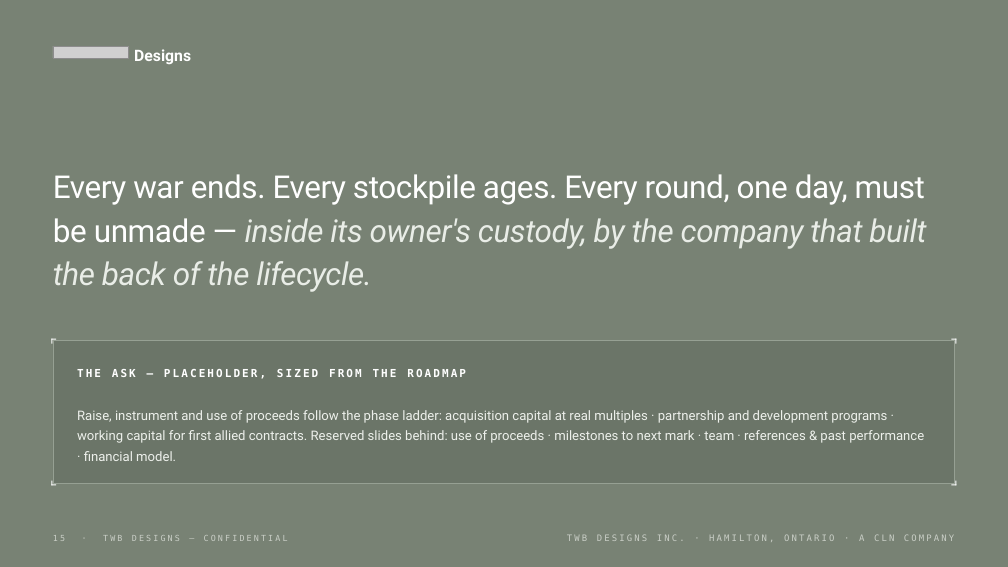
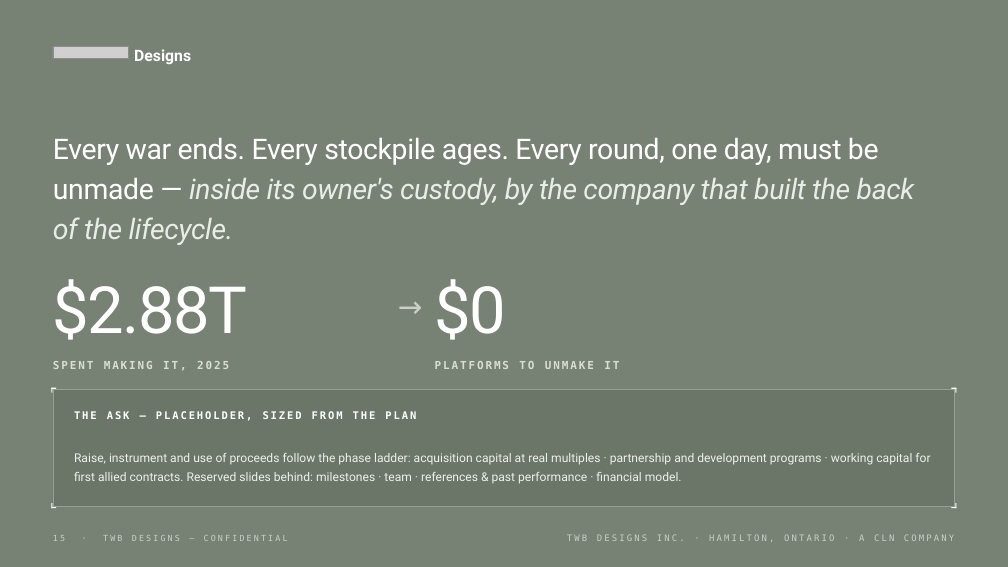
Before and after one commit to tomyouzwyshyn/TWB-Designs, a slide deck: slide 15 of deck/TWB_Investment_Deck.pptx. Drawn at 1008x567 pixels with LibreOffice and Linux fonts; fonts in the diff are those of the drawing; grey boxes stand for pictures. Boxes give left, top, right and bottom in pixels: in the first picture for what was removed or moved away, otherwise in the second. Text is boxed around its words. In the diff, an @@ line names an element or a change of style, - is before the commit and + after.

```diff
--- a/deck/TWB_Investment_Deck.pptx
+++ b/deck/TWB_Investment_Deck.pptx
@@ text "Every war ends. Every stockpile ...": place and size @@
-text "Every war ends. Every stockpile ..." at [53,174,926,292]
+text "Every war ends. Every stockpile ..." at [53,138,915,245]
@@ text "Every war ends. Every stockpile ..." at [53,138,915,245]: size 30 to 27 pt, letter spacing -0.4 to -0.3 pt; line spacing 1.15 to 1.18 @@
@@ text added at [53,279,247,340], 62 pt, text #FFFFFF @@
+$2.88T
@@ text added at [389,276,431,337], 28 pt, text #C9CEC6 @@
+→
@@ text added at [435,279,507,340], 62 pt, text #FFFFFF @@
+$0
@@ rectangle: place and size @@
-rectangle at [53,340,955,484]
+rectangle at [53,389,955,507]
@@ text added at [53,361,229,371], 10.5 pt, text #D8DED2, bold @@
+SPENT MAKING IT, 2025
@@ text added at [435,361,619,369], 10.5 pt, text #D8DED2, bold @@
+PLATFORMS TO UNMAKE IT
@@ 4 rectangles: place and size @@
-4 rectangles at [51,339,957,344]
+4 rectangles at [51,388,957,393]
@@ text at [74,411,416,421]: text changed; size 10.5 to 10 pt @@
-THE ASK — PLACEHOLDER, SIZED FROM THE ROADMAP
+THE ASK — PLACEHOLDER, SIZED FROM THE PLAN
@@ text at [74,453,930,484]: text changed; size 12.5 to 11.5 pt @@
-Raise, instrument and use of proceeds follow the phase ladder: acquisition capital at real multiples · partnership and development programs · working capital for first allied contracts. Reserved slides behind: use of proceeds · milestones to next mark · team · references & past performance · financial model.
+Raise, instrument and use of proceeds follow the phase ladder: acquisition capital at real multiples · partnership and development programs · working capital for first allied contracts. Reserved slides behind: milestones · team · references & past performance · financial model.
@@ rectangle: place and size @@
-rectangle at [51,485,57,485]
+rectangle at [51,507,57,508]
@@ rectangle: place and size @@
-rectangle at [51,481,52,486]
+rectangle at [51,504,52,509]
@@ rectangle: place and size @@
-rectangle at [952,485,957,485]
+rectangle at [952,507,957,508]
@@ rectangle: place and size @@
-rectangle at [956,481,957,486]
+rectangle at [956,504,957,509]
```
Also in this commit, not shown: 14 other slides changed.
